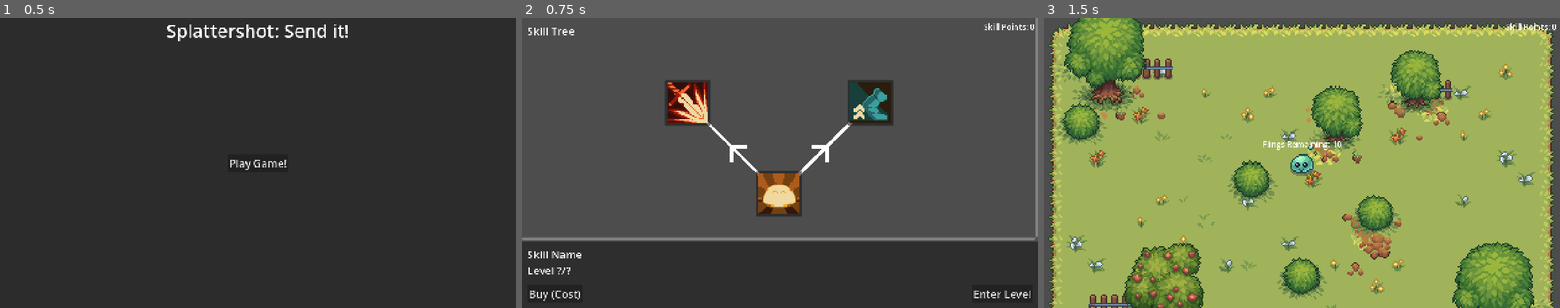
Above: before the commit, frames 1-3 (left to right).
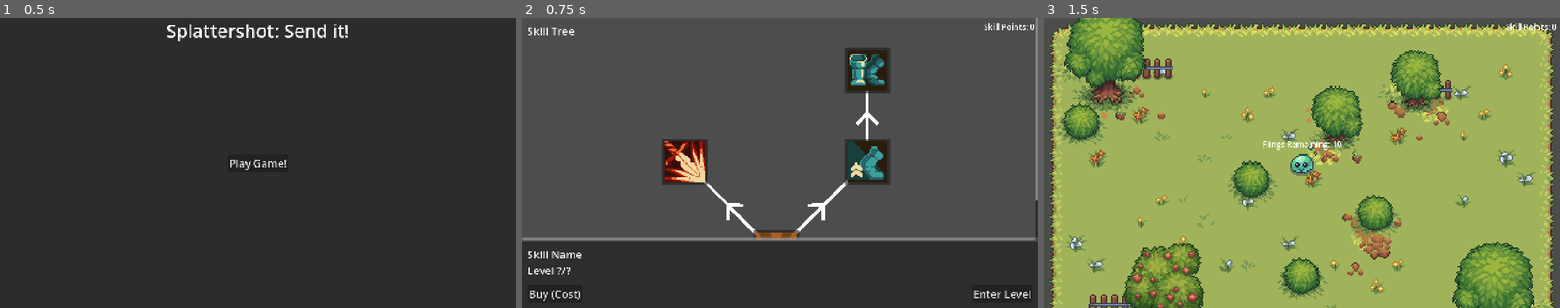
Above: after the commit, the same moments.

Repository: Auseawesome/HavenBounceBack
Game: Godot game, scene res://main.tscn
The game is run twice, just before and just after one commit, with the same random seed, the same clock (stepped at 60 frames per second) and the same inputs.
Inputs:
- Up to frame 1 (0.5 s): no input
- Up to frame 2 (0.75 s): click "Play Game!" at 0.5 s
- Up to frame 3 (1.5 s): click "Enter Level" at 1.25 s

Frame 1 is identical in both runs. In frame 2, 8.9% of the frame differs, in the area x 27-100%, y 10-76%; in frame 3, nothing differs.

Commit message:
Add rightful rebound skill

Diff:
--- /dev/null
+++ b/skills/all_skills/rightful_rebound.tres
@@ -0,0 +1,22 @@
+[gd_resource type="Resource" script_class="FloatIncreaseSkill" format=3 uid="uid://cs0gdiqwojyh3"]
+
+[ext_resource type="Script" uid="uid://xqav88ne5bdn" path="res://skills/cost_providers/constant_provider.gd" id="1_tk5vi"]
+[ext_resource type="Texture2D" uid="uid://c0mmp5x6w0ud" path="res://sprites/skills/rightful_rebound.png" id="2_tk5vi"]
+[ext_resource type="Script" uid="uid://c5cq4io6m8djf" path="res://skills/float_increase_skill.gd" id="3_g5h4f"]
+[ext_resource type="Resource" uid="uid://c3u0qsb4u6jnn" path="res://skills/trait/all_traits/bounciness.tres" id="4_tk5vi"]
+
+[sub_resource type="Resource" id="Resource_dyy1w"]
+script = ExtResource("1_tk5vi")
+cost = 25
+metadata/_custom_type_script = "uid://xqav88ne5bdn"
+
+[resource]
+resource_name = "Rightful Rebound"
+script = ExtResource("3_g5h4f")
+target_trait = ExtResource("4_tk5vi")
+exponent_increase = 0.1
+max_level = 5
+icon = ExtResource("2_tk5vi")
+desc = "Up your spirits and keep rebounding for longer! Preserve your velocity after colliding with an object."
+cost = SubResource("Resource_dyy1w")
+metadata/_custom_type_script = "uid://c5cq4io6m8djf"
--- a/ui/skill_tree/skill_tree_contents.tscn
+++ b/ui/skill_tree/skill_tree_contents.tscn
@@ -5,6 +5,7 @@
 [ext_resource type="Script" uid="uid://bk7mkgs6cdmm6" path="res://ui/skill_tree/skill_upgrade.gd" id="3_rst24"]
 [ext_resource type="Resource" uid="uid://dldoj348efgy3" path="res://skills/all_skills/sharp_vengeance.tres" id="4_gjyfs"]
 [ext_resource type="Resource" uid="uid://pnsovks07lkq" path="res://skills/all_skills/sprinting_start.tres" id="5_s23nm"]
+[ext_resource type="Resource" uid="uid://cs0gdiqwojyh3" path="res://skills/all_skills/rightful_rebound.tres" id="6_e1xs4"]
 
 [node name="SkillTreeContents" type="Control" unique_id=419601330]
 custom_minimum_size = Vector2(849, 609)
@@ -20,10 +21,10 @@
 [node name="ANewSlime" type="Control" parent="." unique_id=1152341308]
 custom_minimum_size = Vector2(136, 136)
 anchors_preset = 0
-offset_left = 697.0
-offset_top = 457.0
-offset_right = 833.0
-offset_bottom = 593.0
+offset_left = 688.0
+offset_top = 632.0
+offset_right = 824.0
+offset_bottom = 768.0
 script = ExtResource("3_rst24")
 skill = ExtResource("3_ddacy")
 metadata/_custom_type_script = "uid://bk7mkgs6cdmm6"
@@ -51,3 +52,14 @@
 skill = ExtResource("5_s23nm")
 dependencies = [NodePath("..")]
 metadata/_custom_type_script = "uid://bk7mkgs6cdmm6"
+
+[node name="SprintingStart" type="Control" parent="ANewSlime/SprintingStart" unique_id=160443258 node_paths=PackedStringArray("dependencies")]
+custom_minimum_size = Vector2(136, 136)
+anchors_preset = 0
+offset_top = -272.0
+offset_right = 136.0
+offset_bottom = -136.0
+script = ExtResource("3_rst24")
+skill = ExtResource("6_e1xs4")
+dependencies = [NodePath("..")]
+metadata/_custom_type_script = "uid://bk7mkgs6cdmm6"
Binary file added: sprites/skills/rightful_rebound.png
Not shown, added: sprites/skills/rightful_rebound.png.import
